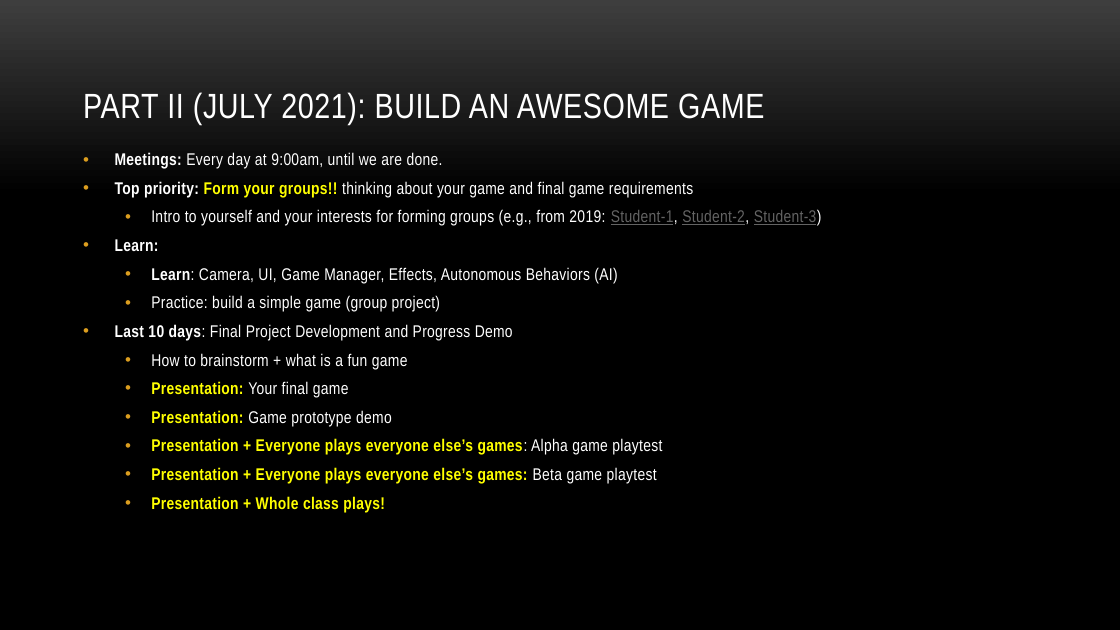
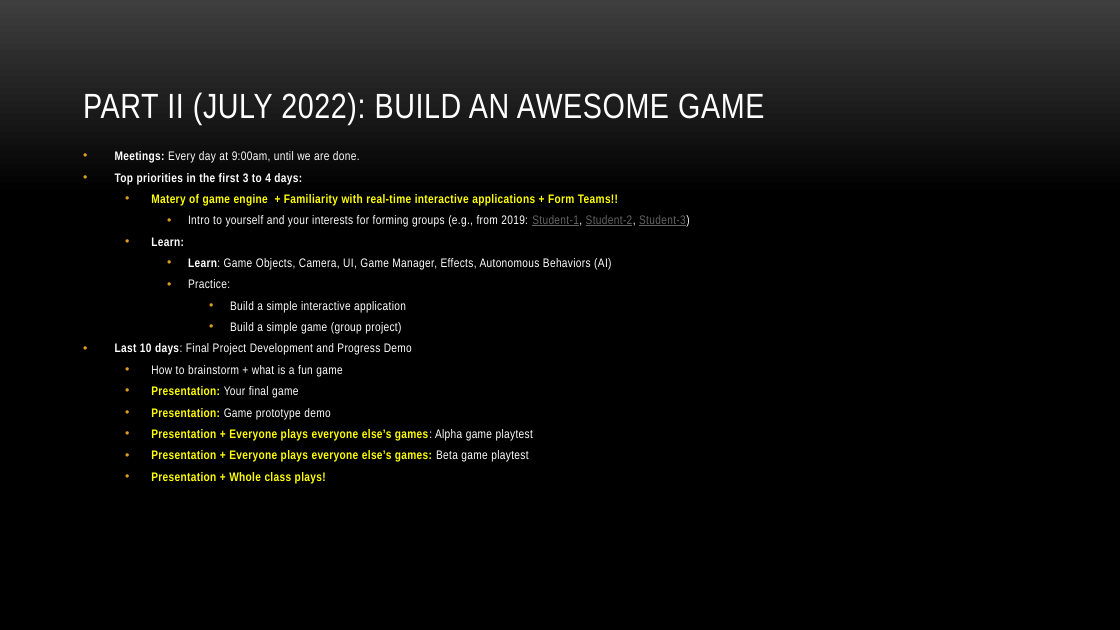
Before and after one commit to myuwbclasses/IntroGameDevelopment, a slide deck: slide 15 of PPT/Intro.pptx (slide 16 before the commit). Drawn at 1120x630 pixels with LibreOffice and Linux fonts; fonts in the diff are those of the drawing; background and template pictures are left out. Boxes give left, top, right and bottom in pixels: in the first picture for what was removed or moved away, otherwise in the second. Text is boxed around its words. In the diff, an @@ line names an element or a change of style, - is before the commit and + after.

```diff
--- a/PPT/Intro.pptx
+++ b/PPT/Intro.pptx
@@ title at bbox=[83, 92, 764, 126]: text changed @@
-PART II (JULY 2021): BUILD AN AWESOME GAME
+PART II (JULY 2022): BUILD AN AWESOME GAME
@@ text at bbox=[115, 173, 618, 206]: text changed; size 14.4 to 10.6 pt; text colour #FFFFFF to #FFFF00; bold on @@
-• Top priority: Form your groups!! thinking about your game and final game requirements
+• Top priorities in the first 3 to 4 days:
+  • Matery of game engine + Familiarity with real-time interactive applications + Form Teams!!
@@ text at bbox=[115, 151, 689, 484]: size 14.4 to 10.6 pt in "Meetings: Every day at 9:00am, until we ...", "Intro to yourself and your interests for ...", "Learn:", "Last 10 days: Final Project Development and ..." and 6 more places; line spacing 0.9 to 0.8; list level 2 to 3 in "Intro to yourself and your ..."; list level 1 to 2 in "Learn:" @@
@@ text at bbox=[188, 258, 611, 334]: text changed; size 14.4 to 10.6 pt @@
-  • Learn: Camera, UI, Game Manager, Effects, Autonomous Behaviors (AI)
-  • Practice: build a simple game (group project)
+    • Learn: Game Objects, Camera, UI, Game Manager, Effects, Autonomous Behaviors (AI)
+    • Practice:
+      • Build a simple interactive application
+      • Build a simple game (group project)
```
Also in this commit, not shown: 4 other slides changed, 54 other files.
